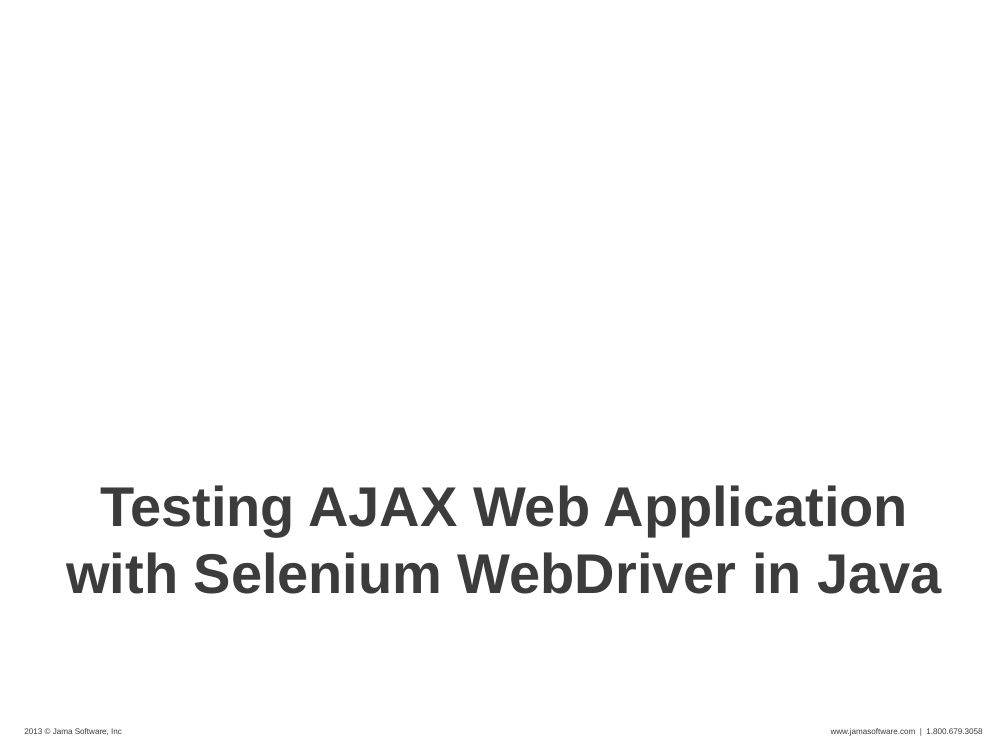
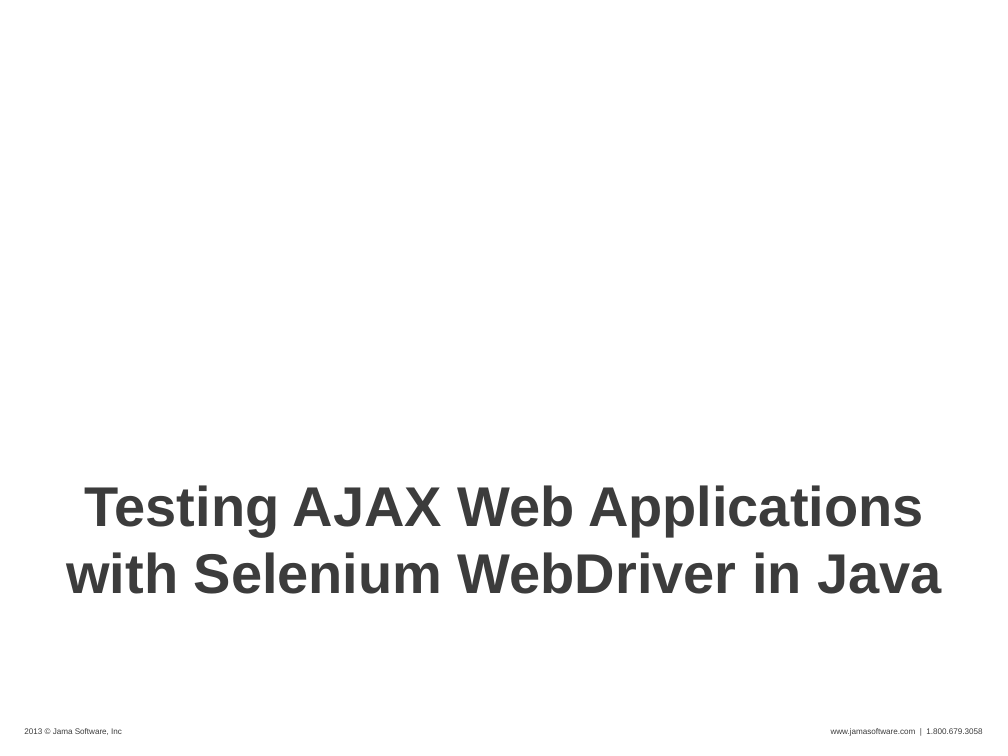
Before and after one commit to seanadkinson/webdriver-examples, a slide deck: slide 1 of slides.pptx. Drawn at 1008x756 pixels with LibreOffice and Linux fonts; fonts in the diff are those of the drawing; background and template pictures are left out. Boxes give left, top, right and bottom in pixels: in the first picture for what was removed or moved away, otherwise in the second. Text is boxed around its words. In the diff, an @@ line names an element or a change of style, - is before the commit and + after.

```diff
--- a/slides.pptx
+++ b/slides.pptx
@@ title at bbox=[66, 485, 942, 594]: text changed @@
-Testing AJAX Web Application with Selenium WebDriver in Java
+Testing AJAX Web Applications with Selenium WebDriver in Java
```
Also in this commit, not shown: 7 other slides changed, 1 slide added, 1 slide removed, 6 other files.
